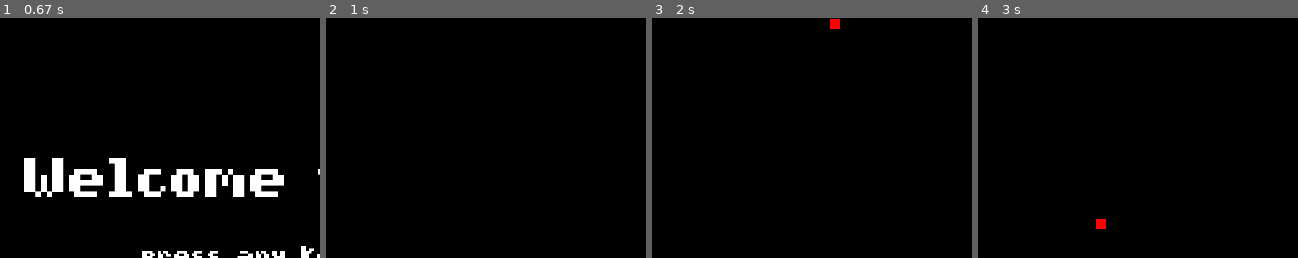
Above: before the commit, frames 1-4 (left to right).
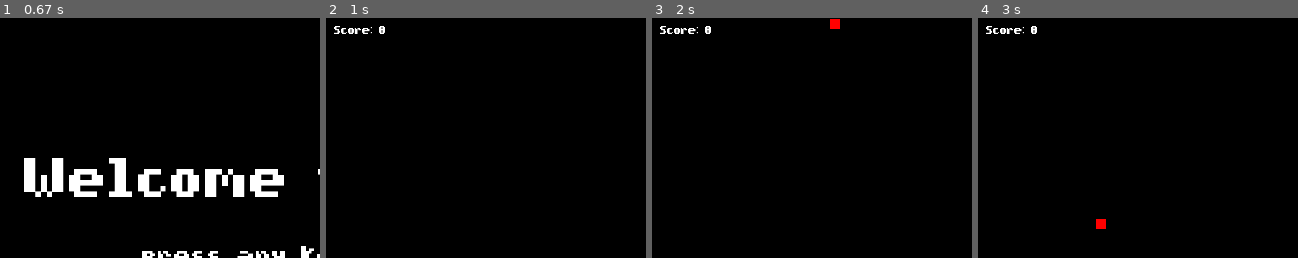
Above: after the commit, the same moments.

Repository: arimendelow/python_games
Game: pygame game, started from snake/snake.py
Same seed, same stepped clock (60 frames per second), same inputs: the game is played once before the commit and once after it.
Inputs:
- Up to frame 1 (0.67 s): hold Right from 0.33 s (still down)
- Up to frame 2 (1 s): release Right at 0.8 s; hold Up from 0.83 s (still down)
- Up to frame 3 (2 s): release Up at 1.18 s; hold Right 1.22-1.68 s
- Up to frame 4 (3 s): hold Down 2.28-2.58 s; hold Left from 2.62 s (still down)
The pictures show only the part of the screen within x 0-50%, y 1-51%; the shares and areas given below are measured in that part.

Frame 1 is identical in both runs. In frame 2, 0.3% of the frame differs, in the area x 2-19%, y 3-7%; in frame 3, 0.3%; in frame 4, 0.3%.

Commit message:
Game now resets almost correctly - need to fix food issue

Diff:
--- a/snake/snake.py
+++ b/snake/snake.py
@@ -23,12 +23,16 @@
 highScore = 0
 
 # For displaying text
-def displayText(fontSize, text, x, y, color = white):
-	font = pygame.font.Font('snake/pixelmix_bold.ttf', fontSize)
+def displayTextCenterAlign(fontSize, text, x, y, color = white):
+	font = pygame.font.Font('pixelmix_bold.ttf', fontSize)
 	text = font.render(text, True, color)
 	textRect = text.get_rect()
 	textRect.center = (x, y)
 	win.blit(text, textRect)
+def displayTextLeftAlign(fontSize, text, x, y, color = white):
+	font = pygame.font.Font('pixelmix_bold.ttf', fontSize)
+	text = font.render(text, True, color)
+	win.blit(text, (x, y))
 
 class snakeLink(object):
 	# For if character is a square
@@ -61,9 +65,7 @@
 	# Background
 	win.blit(bg, (0,0))
 
-	# Update any text - here, score
-	# text = font.render('Score:' + str(score), 1, black)
-	# win.blit(text, (10, 10))
+	displayTextLeftAlign(10, f"Score: {score}", 10, 10, white)
 
 	# Draw any characters here
 	for link in snake:
@@ -84,23 +86,30 @@
 				exit()
 			if event.type == pygame.KEYUP:
 				playGame()
+				global snake
+				snake = []
+				global foods
+				food = []
+				gameOver()
 
 def homePage():
 	win.fill(black)
-	displayText(45, "Welcome to Snake!", screenWidth // 2, screenHeight // 3, white)
-	displayText(20, "press any key to begin", screenWidth // 2, screenHeight // 2, white)
-	displayText(15, "(Controls: Arrow Keys)", screenWidth // 2, screenHeight // 2 + 20, white)
-	displayText(10, "by Ari Mendelow", screenWidth // 2, screenHeight - 10, white)
+	displayTextCenterAlign(45, "Welcome to Snake!", screenWidth // 2, screenHeight // 3, white)
+	displayTextCenterAlign(20, "press any key to begin", screenWidth // 2, screenHeight // 2, white)
+	displayTextCenterAlign(15, "(Controls: Arrow Keys)", screenWidth // 2, screenHeight // 2 + 20, white)
+	displayTextCenterAlign(10, "by Ari Mendelow", screenWidth // 2, screenHeight - 10, white)
 	pygame.display.update()
 	waitForStart()
 
 def gameOver():
 	win.fill(black)
-	displayText(45, "You lose!!", screenWidth // 2, screenHeight // 3, white)
-	displayText(20, "press any key to begin", screenWidth // 2, screenHeight // 2, white)
-	displayText(15, "(Controls: Arrow Keys)", screenWidth // 2, screenHeight // 2 + 20, white)
-	displayText(10, "by Ari Mendelow", screenWidth // 2, screenHeight - 10, white)
+	displayTextCenterAlign(45, "You lose!!", screenWidth // 2, screenHeight // 3, white)
+	displayTextCenterAlign(30, f"Last score: {score}, high score: {highScore}", screenWidth // 2, screenHeight // 3 + 50, white)
+	displayTextCenterAlign(20, "press any key to restart", screenWidth // 2, screenHeight // 2, white)
+	displayTextCenterAlign(15, "(Controls: Arrow Keys)", screenWidth // 2, screenHeight // 2 + 20, white)
+	displayTextCenterAlign(10, "by Ari Mendelow", screenWidth // 2, screenHeight - 10, white)
 	pygame.display.update()
+	pygame.time.delay(200)
 	waitForStart()
 
 
@@ -193,7 +202,9 @@
 				# Check x overlap
 				if snakeHead.hitbox[0] < link.hitbox[0] + link.hitbox[2] and snakeHead.hitbox[0] + snakeHead.hitbox[2] > link.hitbox[0]:
 					# Overlap
-					gameOver()
+					return # end the game
+
+
 		if direction == "left":
 			direction = "left"
 			# If going off the left of the screen
